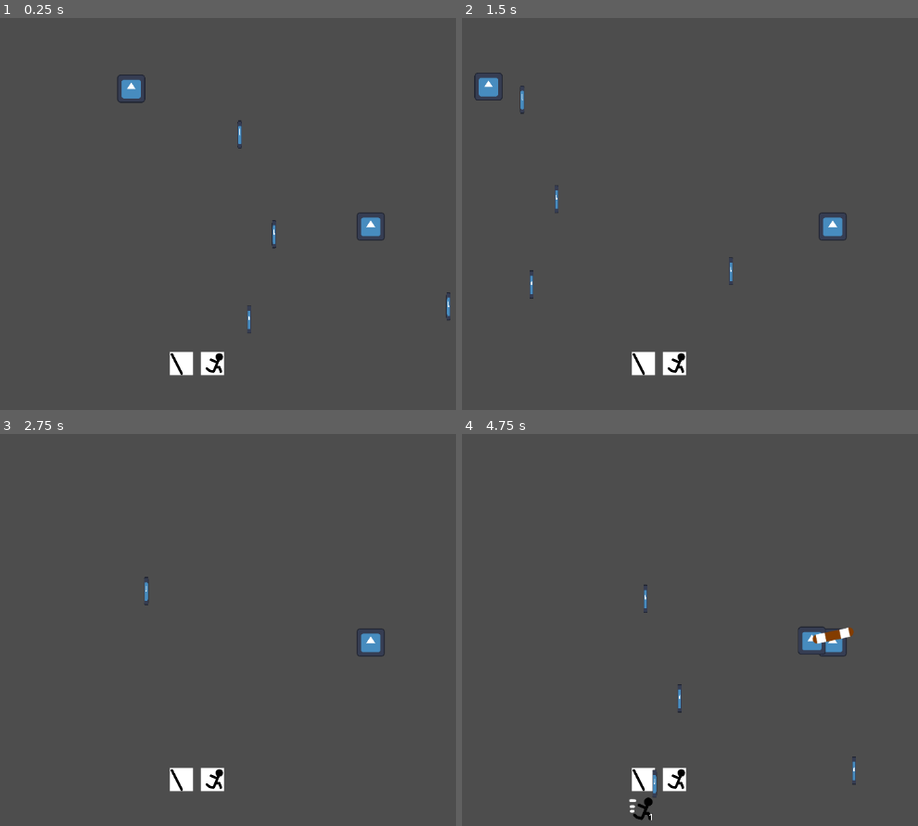
Above: before the commit, frames 1-4 (two rows, left to right).
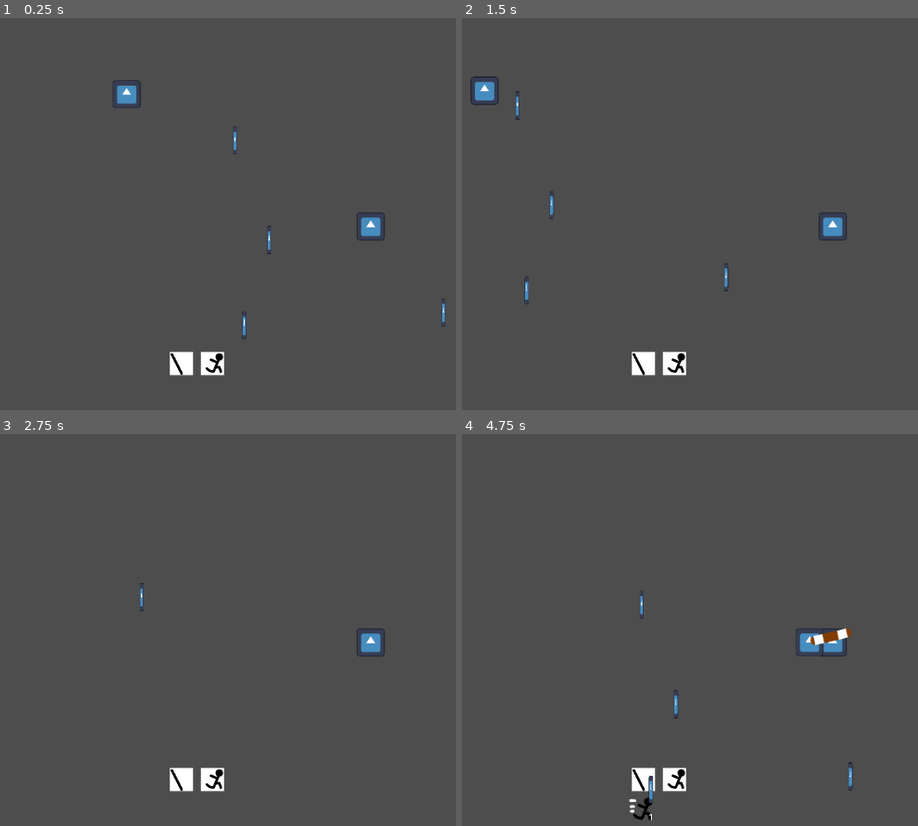
Above: after the commit, the same moments.

Repository: nonagaga/pizza-jam
Game: Godot game, scene res://Test Scenes/Entity Testing.tscn
The game is run twice, just before and just after one commit, with the same random seed, the same clock (stepped at 60 frames per second) and the same inputs. This scene is started directly instead of the project's main scene. The engine's default icon, where the game draws it, is replaced by a stand-in: a white triangle on a blue panel in a dark square.
Inputs (mouse positions are in pixels of both pictures, inside the frame that each line leads up to):
- Up to frame 1 (0.25 s): no input
- Up to frame 2 (1.5 s): tap Enter at 0.5 s; move the mouse to (outside the picture) at 0.52 s; hold D (Move Right) 0.53-1.28 s; tap Space (ui_select) at 0.77 s; move the mouse to (685, 249) at 1.27 s; hold S (Move Down) from 1.28 s (still down)
- Up to frame 3 (2.75 s): tap Space (ui_select) at 1.52 s; move the mouse to (446, 551) at 2.02 s; release S (Move Down) at 2.03 s; hold D (Move Right) from 2.03 s (still down)
- Up to frame 4 (4.75 s): move the mouse to (794, 724) at 2.77 s; release D (Move Right) at 2.78 s; hold W (Move Up) 2.78-3.53 s; tap Space (ui_select) at 3.02, 3.77, 4.52 s; move the mouse to (outside the picture) at 3.52 s; hold A (Move Left) from 3.53 s (still down); move the mouse to (612, 579) at 4.27 s

The runs differ from the first frame. In frame 1, 0.7% of the frame differs, in the area x 24-99%, y 14-82%; in frame 2, 0.7%, in the area x 1-60%, y 13-74%; in frame 3, less than 0.1%; in frame 4, 0.7%.

Commit message:
changes to dupe code, added stat rolls

Diff:
--- /dev/null
+++ b/Abilities/StatRoll.gd
@@ -0,0 +1,11 @@
+class_name StatRoll extends Object
+
+## Additive bonus to max health.
+@export var max_health_bonus = 0.0 as float
+## Additive mult to max health.
+@export var max_health_mult = 0.0 as float
+
+## Additive bonus to walk speed.
+@export var walk_speed_bonus = 0.0 as float
+## Additive mult to walk speed.
+@export var walk_speed_mult = 0.0 as float
--- /dev/null
+++ b/Abilities/StatRollModifier.gd
@@ -0,0 +1,6 @@
+class_name StatRollModifier extends Resource
+
+func modify_stat_roll(stroll: StatRoll) -> StatRoll:
+
+
+	return stroll
--- a/Effects/EntityEffect.gd
+++ b/Effects/EntityEffect.gd
@@ -12,25 +12,72 @@
 @export var effect_icon: Texture2D
 
 @export var ability_roll_modifier: AbilityRollModifier
+@export var stat_roll_modifier: StatRollModifier
 
 @export var is_permanent = true as bool
 @export var stacks_separately = false as bool
-@export var lifetime = 0.0 as float
+@export var lifespan = 0.0 as float
+
+## Maximum amount of dupes this effect can have.
+## By default, this is -1, which is infinity.
+@export var max_dupes = -1 as int
+
+var _lifespan_timer: Timer
 
 var dupes = 1 as int
 
+# TODO - make this its own UI class
 var _buff_icon: TextureRect
 
 func _ready() -> void:
-	if is_permanent:
-		set_process(false)
+	_start_timer()
 	start_effect()
 
-func _process(delta: float) -> void:
-	lifetime -= delta
-	if lifetime <= 0.0:
-		end_effect()
-		_entity.remove_effect(self)
+# Timer
+
+func _start_timer() -> void:
+	# If timer already exists, restart it.
+	# (useful for stacking buffs that reset the timer)
+	if _lifespan_timer != null:
+		_reset_timer()
+		return
+
+	# If the effect is not permanent, create a timer.
+	if not is_permanent:
+		_create_timer()
+
+func _reset_timer() -> void:
+	_lifespan_timer.start(lifespan)
+
+func _create_timer() -> void:
+	_lifespan_timer = Timer.new()
+	_lifespan_timer.timeout.connect(_timeout)
+	add_child(_lifespan_timer)
+	_lifespan_timer.start(lifespan)
+
+func _timeout() -> void:
+	end_effect()
+	_entity.remove_effect(self)
+
+# Rolls
+
+func modify_ability_roll(abroll: AbilityRoll) -> AbilityRoll:
+	if ability_roll_modifier == null:
+		return
+
+	for i in range(dupes):
+		ability_roll_modifier.modify_ability_roll(abroll)
+	return abroll
+
+func modify_stat_roll(stroll: StatRoll) -> StatRoll:
+	if stat_roll_modifier == null:
+		return
+
+	for i in range(dupes):
+		stat_roll_modifier.modify_stat_roll(stroll)
+	return stroll
+
+# Effects
 
 func start_effect() -> void:
 	pass
@@ -38,8 +85,16 @@
 func end_effect() -> void:
 	pass
 
+func periodic_effect() -> void:
+	pass
+
+# -
+
 func add_dupes(amt: int) -> void:
 	dupes += amt
+	if max_dupes > -1 && dupes > max_dupes:
+		dupes = max_dupes
+	_start_timer()
 	update_icon()
 
 func update_icon() -> void:
--- a/Effects/Multishot Stim.tscn
+++ /dev/null
@@ -1,18 +0,0 @@
-[gd_scene format=3 uid="uid://xpwbbuff7mfc"]
-
-[ext_resource type="Script" uid="uid://5og2uxwi2y2e" path="res://Effects/EntityEffect.gd" id="1_utvxe"]
-[ext_resource type="Script" uid="uid://c0ny0w83asqax" path="res://Abilities/AbilityRollModifier.gd" id="2_xl1fs"]
-
-[sub_resource type="Resource" id="Resource_utvxe"]
-script = ExtResource("2_xl1fs")
-base_multishot = 0.5
-multishot_mult = 0.5
-metadata/_custom_type_script = "uid://c0ny0w83asqax"
-
-[node name="MultishotStim" type="Node" unique_id=939705344]
-script = ExtResource("1_utvxe")
-ability_roll_modifier = SubResource("Resource_utvxe")
-is_permanent = false
-stacks_separately = true
-lifetime = 10.0
-metadata/_custom_type_script = "uid://5og2uxwi2y2e"
--- /dev/null
+++ b/Effects/Stims/Multishot Stim Effect.tscn
@@ -0,0 +1,21 @@
+[gd_scene format=3 uid="uid://xpwbbuff7mfc"]
+
+[ext_resource type="Script" uid="uid://5og2uxwi2y2e" path="res://Effects/EntityEffect.gd" id="1_fkvjd"]
+[ext_resource type="Texture2D" uid="uid://butewv1lsrf5d" path="res://Effects/Split_Shot.png" id="2_eeikn"]
+[ext_resource type="Script" uid="uid://c0ny0w83asqax" path="res://Abilities/AbilityRollModifier.gd" id="3_hlhk2"]
+
+[sub_resource type="Resource" id="Resource_utvxe"]
+script = ExtResource("3_hlhk2")
+base_multishot = 0.5
+multishot_mult = 0.5
+metadata/_custom_type_script = "uid://c0ny0w83asqax"
+
+[node name="MultishotStim" type="Node" unique_id=939705344]
+script = ExtResource("1_fkvjd")
+effect_name = "Multishot Stim"
+effect_icon = ExtResource("2_eeikn")
+ability_roll_modifier = SubResource("Resource_utvxe")
+is_permanent = false
+stacks_separately = true
+lifespan = 10.0
+metadata/_custom_type_script = "uid://5og2uxwi2y2e"
--- a/Effects/Range Stim.tscn
+++ b/Effects/Stims/Range Stim Effect.tscn
@@ -1,6 +1,7 @@
 [gd_scene format=3 uid="uid://dgih2oboq2wl0"]
 
 [ext_resource type="Script" uid="uid://5og2uxwi2y2e" path="res://Effects/EntityEffect.gd" id="1_gkyuj"]
+[ext_resource type="Texture2D" uid="uid://b3kvlig3yt5ih" path="res://Effects/Greater_Expansion.png" id="2_lhbm4"]
 [ext_resource type="Script" uid="uid://c0ny0w83asqax" path="res://Abilities/AbilityRollModifier.gd" id="2_q6ehv"]
 
 [sub_resource type="Resource" id="Resource_gkyuj"]
@@ -11,8 +12,9 @@
 [node name="RangeStim" type="Node" unique_id=2007771765]
 script = ExtResource("1_gkyuj")
 effect_name = "Range Stim"
+effect_icon = ExtResource("2_lhbm4")
 ability_roll_modifier = SubResource("Resource_gkyuj")
 is_permanent = false
 stacks_separately = true
-lifetime = 10.0
+lifespan = 10.0
 metadata/_custom_type_script = "uid://5og2uxwi2y2e"
--- a/Entities/entity.gd
+++ b/Entities/entity.gd
@@ -19,6 +19,11 @@
 
 func _physics_process(delta: float) -> void:
 	move_and_slide()
+
+## Creates a [StatRoll] object and passes it through all effects.
+## This will update the entity's max health, speed, etc.
+func make_stat_roll() -> void:
+	pass
 
 func get_movement_module() -> MovementModule:
 	return _movement_module
@@ -69,7 +74,12 @@
 
 func modify_ability_roll(abroll: AbilityRoll) -> AbilityRoll:
 	for effect in _effects:
-		for i in range(effect.dupes):
-			effect.ability_roll_modifier.modify_ability_roll(abroll)
+		effect.modify_ability_roll(abroll)
 
 	return abroll
+
+func modify_stat_roll(stroll: StatRoll) -> StatRoll:
+	for effect in _effects:
+		effect.modify_stat_roll(stroll)
+
+	return stroll
--- a/Pickups/Boons/Multishot Stim Pickup.tscn
+++ b/Pickups/Boons/Multishot Stim Pickup.tscn
@@ -1,7 +1,7 @@
 [gd_scene format=3 uid="uid://dmtsn0krhhios"]
 
 [ext_resource type="PackedScene" uid="uid://3i0feiw858l6" path="res://Pickups/Pickup.tscn" id="1_eyo7w"]
-[ext_resource type="PackedScene" uid="uid://xpwbbuff7mfc" path="res://Effects/Multishot Stim.tscn" id="2_smfnl"]
+[ext_resource type="PackedScene" uid="uid://xpwbbuff7mfc" path="res://Effects/Stims/Multishot Stim Effect.tscn" id="2_smfnl"]
 
-[node name="Pickup" unique_id=1324348048 instance=ExtResource("1_eyo7w")]
+[node name="Multishot Stim Pickup" unique_id=1324348048 instance=ExtResource("1_eyo7w")]
 entity_effect = ExtResource("2_smfnl")
--- a/Pickups/Boons/Pickup Random Boon.tscn
+++ b/Pickups/Boons/Pickup Random Boon.tscn
@@ -1,8 +1,8 @@
 [gd_scene format=3 uid="uid://cgmgtxn1jiexi"]
 
 [ext_resource type="PackedScene" uid="uid://c2nrkyerbxoos" path="res://Pickups/Pickup Random Effect.tscn" id="1_464la"]
-[ext_resource type="PackedScene" uid="uid://dk2jvrba8drny" path="res://Effects/Multishot Boon.tscn" id="2_g1fjp"]
-[ext_resource type="PackedScene" uid="uid://hjhjwypaqtsc" path="res://Effects/Range Boon.tscn" id="3_n1v8p"]
+[ext_resource type="PackedScene" uid="uid://dk2jvrba8drny" path="res://Effects/Boons/Multishot Boon Effect.tscn" id="2_g1fjp"]
+[ext_resource type="PackedScene" uid="uid://hjhjwypaqtsc" path="res://Effects/Boons/Range Boon Effect.tscn" id="3_n1v8p"]
 [ext_resource type="Texture2D" uid="uid://bxqnv5dtdqxe4" path="res://Pickups/Boons/Golden_Goose_Egg.png" id="4_n1v8p"]
 
 [node name="PickupRandomEffect" unique_id=1324348048 instance=ExtResource("1_464la")]
--- a/Pickups/Stims/Range Stim Pickup.tscn
+++ b/Pickups/Stims/Range Stim Pickup.tscn
@@ -1,7 +1,7 @@
 [gd_scene format=3 uid="uid://c6tspxjj2cd6s"]
 
 [ext_resource type="PackedScene" uid="uid://3i0feiw858l6" path="res://Pickups/Pickup.tscn" id="1_7mubj"]
-[ext_resource type="PackedScene" uid="uid://dgih2oboq2wl0" path="res://Effects/Range Stim.tscn" id="2_m83ky"]
+[ext_resource type="PackedScene" uid="uid://dgih2oboq2wl0" path="res://Effects/Stims/Range Stim Effect.tscn" id="2_m83ky"]
 
-[node name="Pickup" unique_id=1324348048 instance=ExtResource("1_7mubj")]
+[node name="Range Stim Pickup" unique_id=1324348048 instance=ExtResource("1_7mubj")]
 entity_effect = ExtResource("2_m83ky")
--- a/Test Scenes/Entity Testing.tscn
+++ b/Test Scenes/Entity Testing.tscn
@@ -7,7 +7,7 @@
 [node name="EntityTesting" type="Node2D" unique_id=1040795723]
 
 [node name="Player" parent="." unique_id=639906909 instance=ExtResource("1_gfd0l")]
-position = Vector2(156, 191)
+position = Vector2(178, 164)
 
 [node name="Godotbot" parent="." unique_id=930295659 instance=ExtResource("2_wliak")]
 position = Vector2(-999, -474)
Not shown, added: Abilities/StatRoll.gd.uid
Not shown, added: Abilities/StatRollModifier.gd.uid
Renamed: Effects/Multishot Boon.tscn -> Effects/Boons/Multishot Boon Effect.tscn
Renamed: Effects/Range Boon.tscn -> Effects/Boons/Range Boon Effect.tscn
